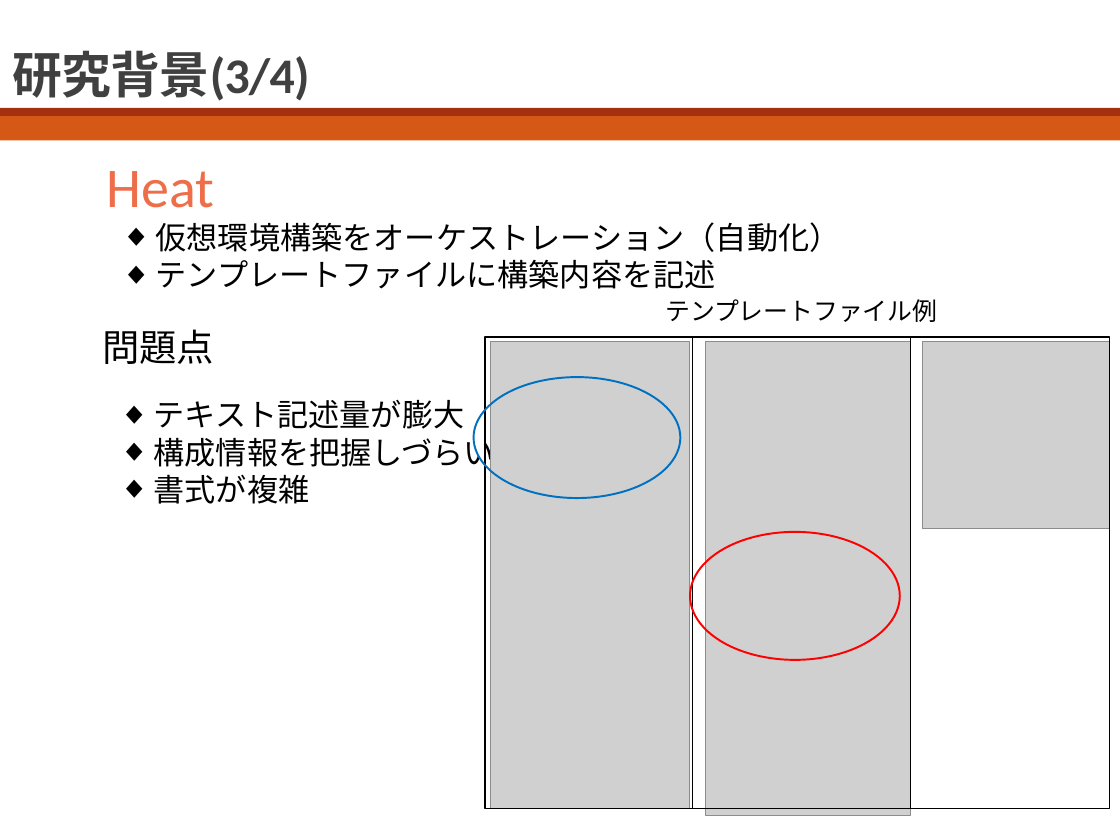
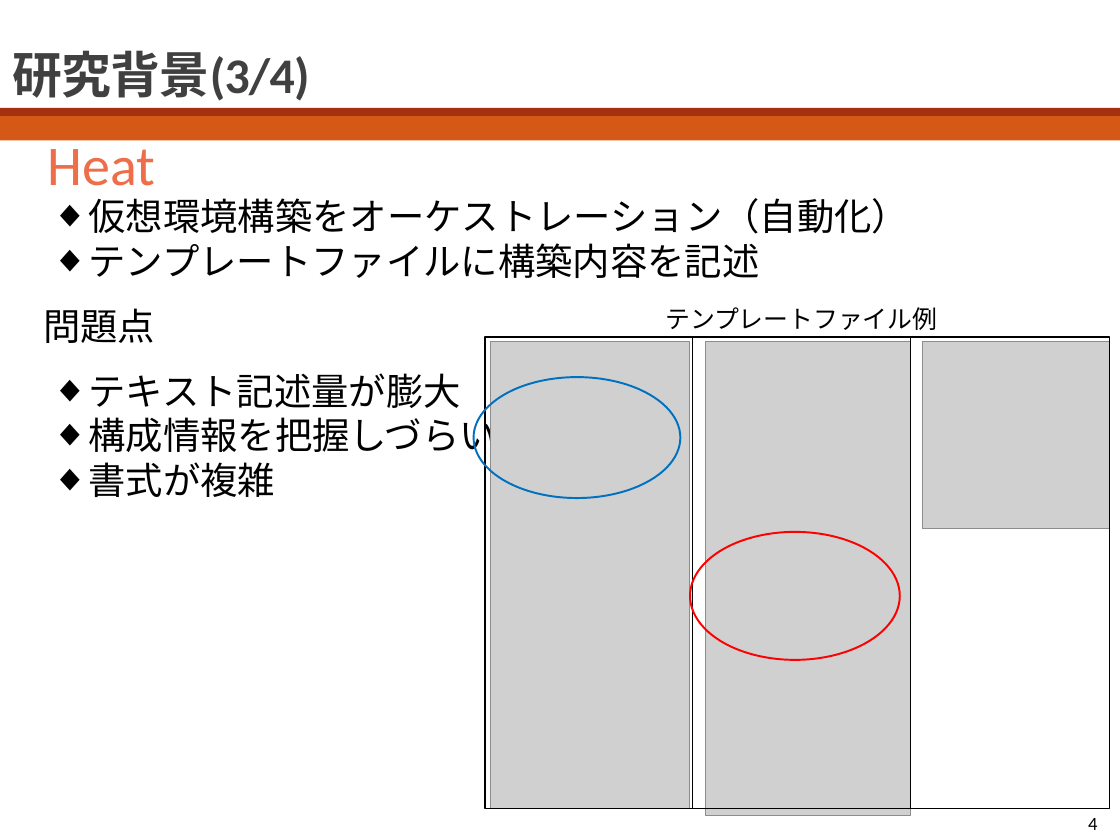
Before and after one commit to bokuhide/GUIToolCreate, a slide deck: slide 4 of 卒業論文本体/発表用スライド_川口.pptx. Drawn at 1120x840 pixels with LibreOffice and Linux fonts; fonts in the diff are those of the drawing; grey boxes stand for pictures. Boxes give left, top, right and bottom in pixels: in the first picture for what was removed or moved away, otherwise in the second. Text is boxed around its words. In the diff, an @@ line names an element or a change of style, - is before the commit and + after.

```diff
--- a/卒業論文本体/発表用スライド_川口.pptx
+++ b/卒業論文本体/発表用スライド_川口.pptx
@@ text "Heat" rewrapped from (107,171,215,208) to (48,139,156,199) @@
@@ text "仮想環境構築をオーケストレーション（自動化）" at (89,198,910,278): size 20 to 24 pt @@
@@ text "仮想環境構築をオーケストレーション（自動化）": place and size @@
-text "仮想環境構築をオーケストレーション（自動化）" at (156,222,841,289)
+text "仮想環境構築をオーケストレーション（自動化）" at (89,198,910,278)
@@ text "問題点": place and size @@
-text "問題点" at (102,329,214,364)
+text "問題点" at (43,308,155,343)
@@ text "テンプレートファイル例": place and size @@
-text "テンプレートファイル例" at (665,299,937,322)
+text "テンプレートファイル例" at (665,307,937,330)
@@ text "テキスト記述量が膨大": place and size @@
-text "テキスト記述量が膨大" at (154,399,495,504)
+text "テキスト記述量が膨大" at (89,373,497,497)
@@ text "テキスト記述量が膨大" at (89,373,497,497): size 20 to 24 pt @@
@@ page number added at (1088,818,1097,830), 12 pt, text #000000 @@
+4
```
Also in this commit, not shown: 14 other slides changed, 1 slide removed.
